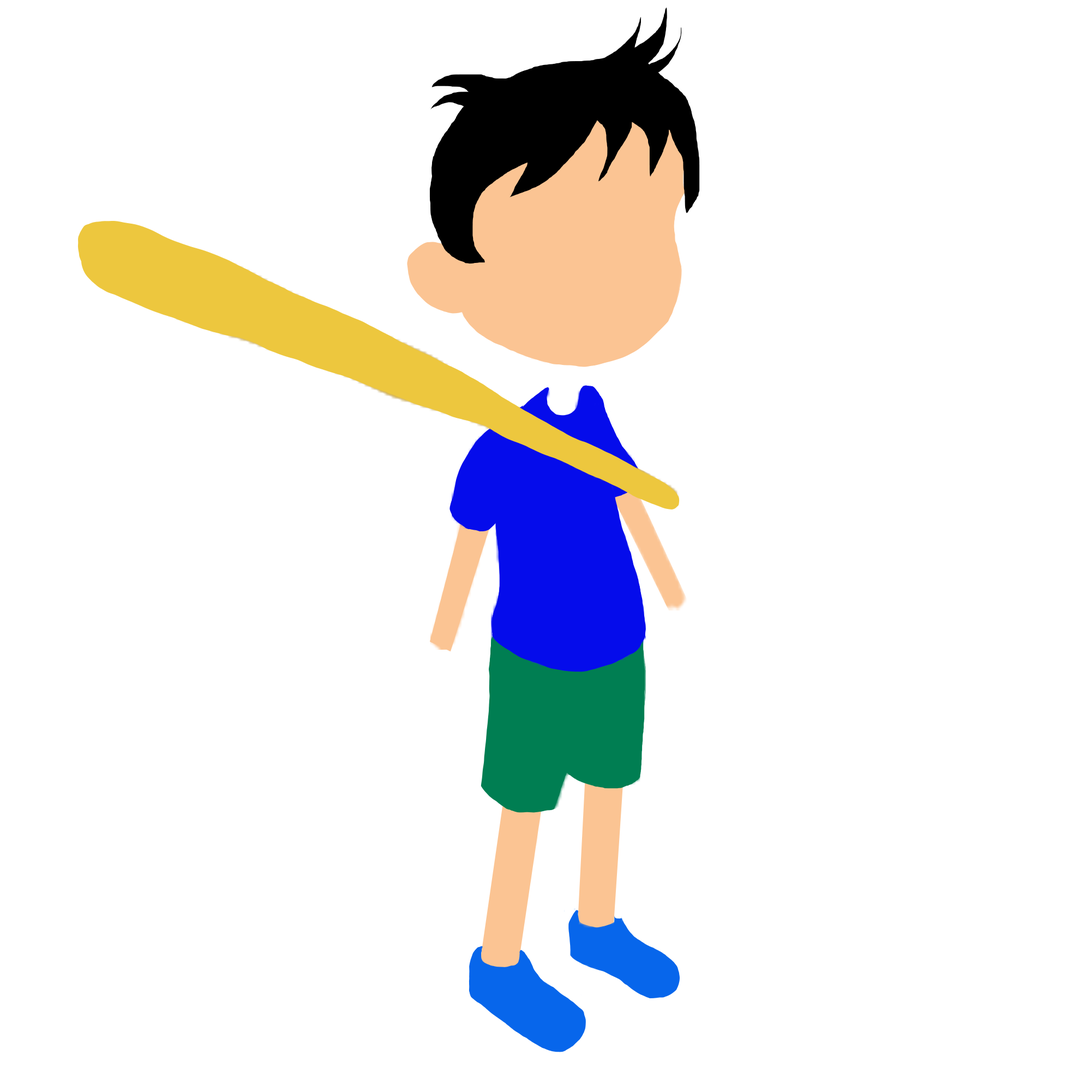
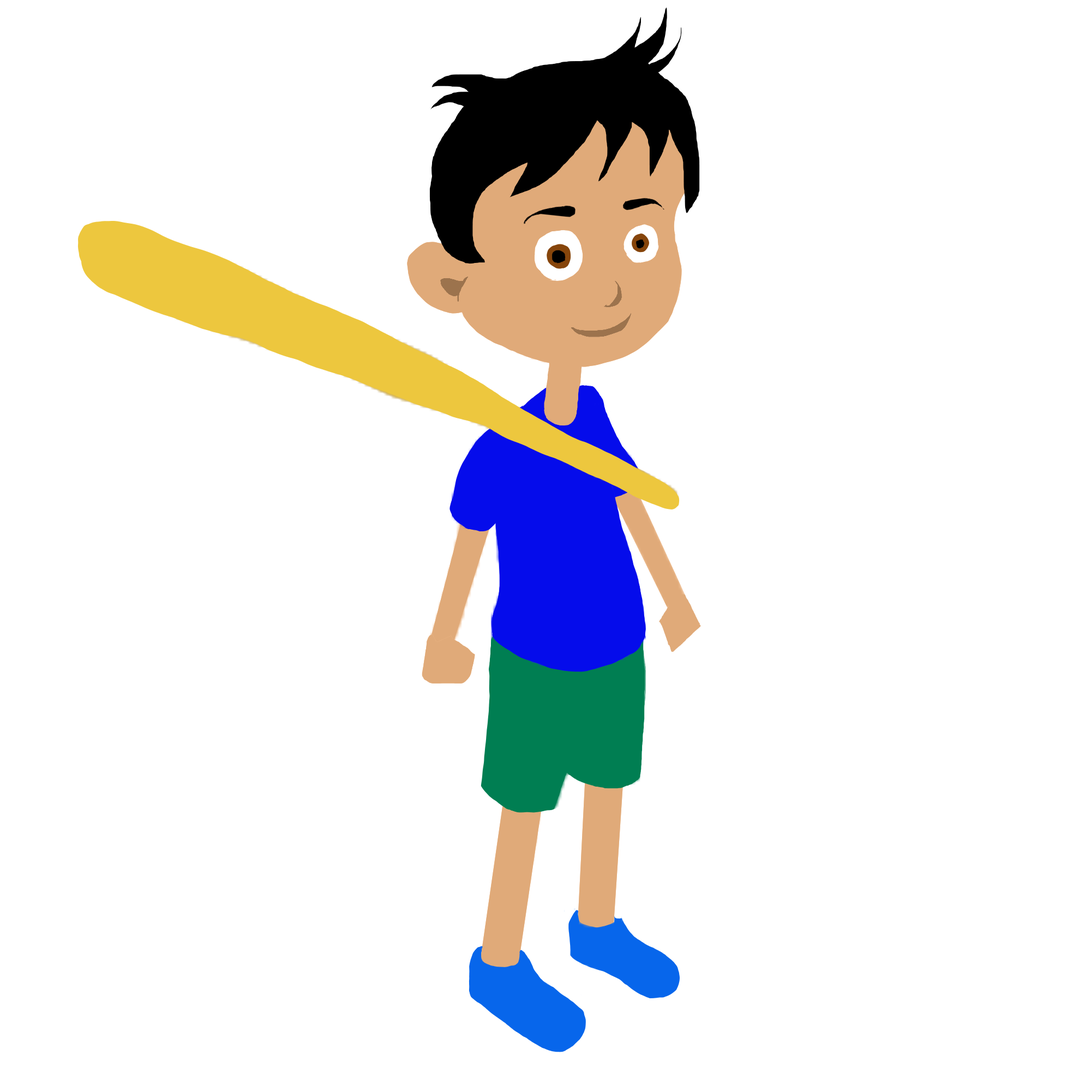
Layer changes from the first w=1091, h=1091 image to the second:
added layer "Pescoco" (1st of 2, in "Corbase") in group "Corbase" over (x1=544, y1=344, x2=587, y2=426)
added layer "Pescoco" (2nd of 2, in "Corbase") in group "Corbase" over (x1=659, y1=594, x2=702, y2=653)
added layer "MaoDireita" in group "Corbase" over (x1=421, y1=634, x2=476, y2=684)
added layer "SombrancelhaEsquerda" in group "Corbase" over (x1=622, y1=197, x2=665, y2=211)
added layer "SombrancelhaDireita" in group "Corbase" over (x1=523, y1=205, x2=576, y2=225)
added layer "Boca" in group "Corbase" over (x1=571, y1=313, x2=632, y2=338)
added layer "NarizOrelha" in group "Corbase" over (x1=440, y1=276, x2=623, y2=308)
painted on "Cabeca" over (x1=407, y1=120, x2=685, y2=368)
added layer "IrisEsquerda" in group "Corbase" over (x1=631, y1=233, x2=650, y2=253)
added layer "OlhoEsquerdo" in group "Corbase" over (x1=613, y1=215, x2=667, y2=272)
added layer "IrisDireita" in group "Corbase" over (x1=546, y1=243, x2=572, y2=270)
added layer "OlhoDireito" in group "Corbase" over (x1=526, y1=222, x2=590, y2=289)
painted on "MangaDireita" over (x1=522, y1=385, x2=586, y2=426)
moved "BracoDireito" above "Camisa", painted on it over (x1=429, y1=522, x2=490, y2=653)
painted on "BracoEsquerdo" over (x1=615, y1=492, x2=689, y2=611)
painted on "PernaEsquerda" over (x1=577, y1=783, x2=624, y2=929)
painted on "PernaDireita" over (x1=481, y1=806, x2=544, y2=968)
